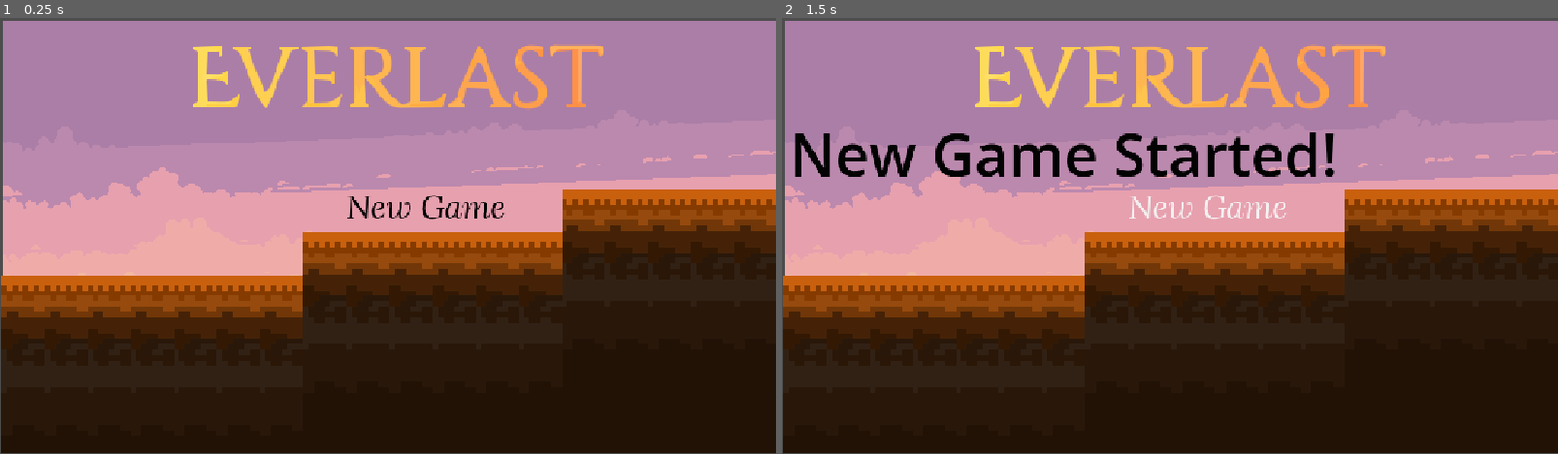
Above: before the commit, frames 1-2 (left to right).
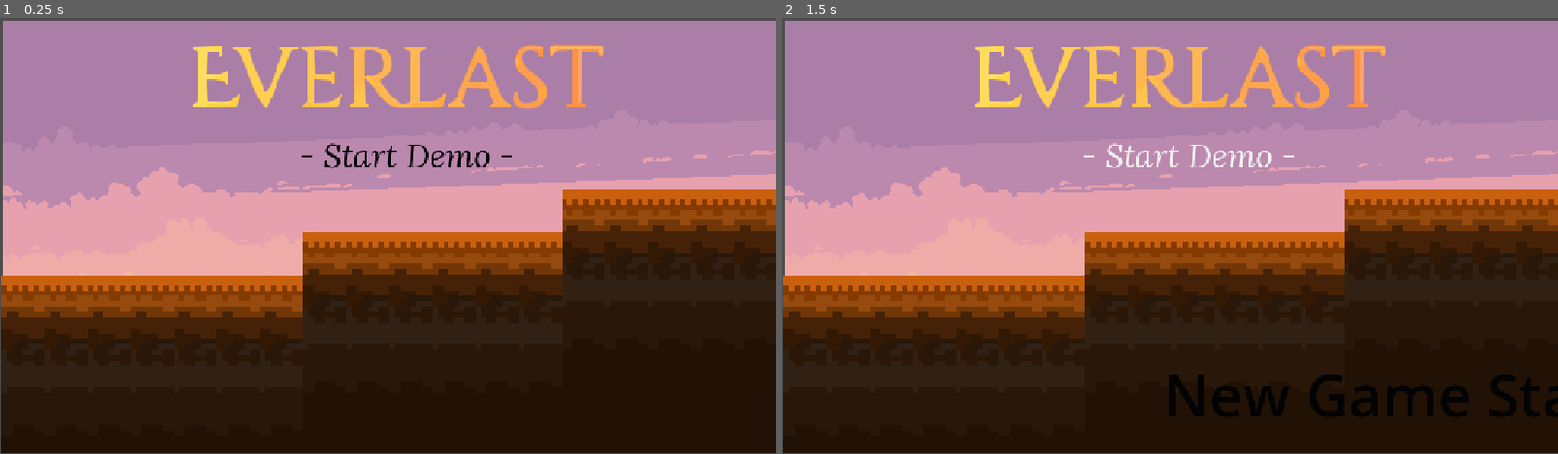
Above: after the commit, the same moments.

Repository: sirtajdev/Everlast
Game: Godot game, scene res://node_2d.tscn
Same seed, same stepped clock (60 frames per second), same inputs: the game is played once before the commit and once after it.
Inputs:
- Up to frame 1 (0.25 s): no input
- Up to frame 2 (1.5 s): click "New Game" (after the commit: "- Start Demo -") at 0.5 s; click "New Game" (after the commit: "- Start Demo -") at 1.25 s

The runs differ from the first frame. In frame 1, 0.7% of the frame differs, in the area x 38-66%, y 28-47%; in frame 2, 4.6%, in the area x 1-100%, y 26-92%.

Commit message:
Merge

Diff:
--- a/everlast/node_2d.tscn
+++ b/everlast/node_2d.tscn
@@ -37,14 +37,14 @@
 offset_bottom = 649.0
 
 [node name="NewGameButton" type="Button" parent="." unique_id=590495053]
-offset_left = 508.0
-offset_top = 246.0
-offset_right = 753.0
-offset_bottom = 317.0
+offset_left = 438.0
+offset_top = 170.0
+offset_right = 766.0
+offset_bottom = 241.0
 theme_override_colors/font_color = Color(0, 0, 0, 1)
 theme_override_fonts/font = ExtResource("1_epypp")
 theme_override_font_sizes/font_size = 48
-text = "New Game"
+text = "- Start Demo -"
 flat = true
 icon_alignment = 1
 script = ExtResource("3_d21ai")
@@ -67,10 +67,10 @@
 tile_set = SubResource("TileSet_4d7sh")
 
 [node name="StatusLabel" type="Label" parent="." unique_id=626906701]
-offset_left = 9.0
-offset_top = 143.0
-offset_right = 745.0
-offset_bottom = 275.0
+offset_left = 564.0
+offset_top = 501.0
+offset_right = 578.0
+offset_bottom = 620.0
 theme_override_colors/font_color = Color(0.0142752165, 0.014275218, 0.014275218, 1)
 theme_override_font_sizes/font_size = 87
 
